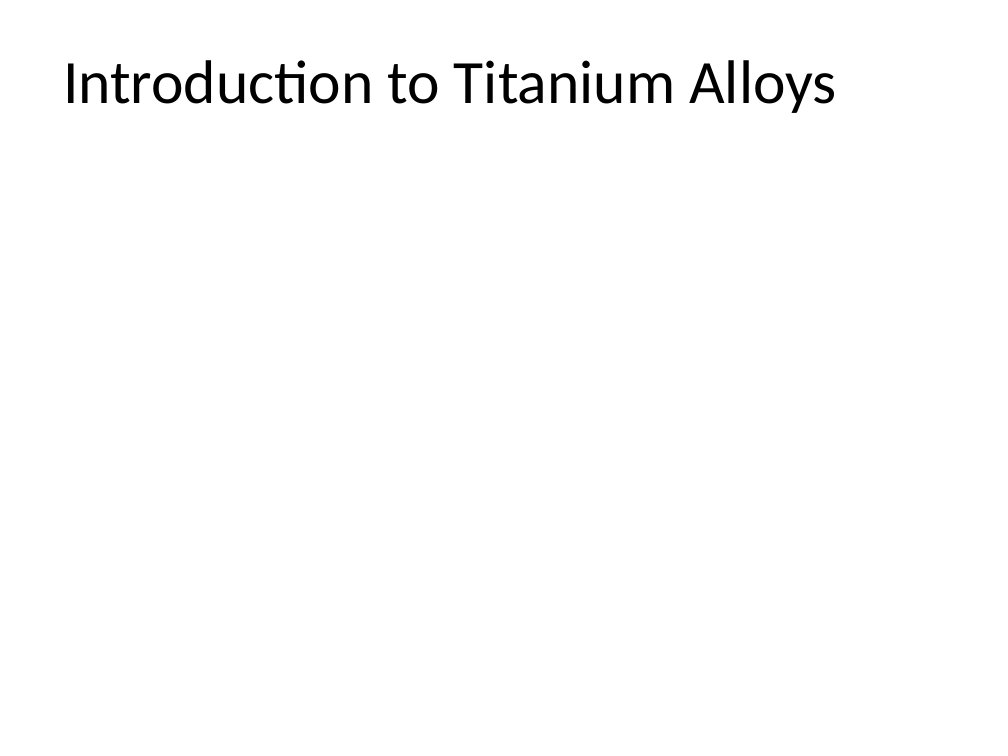
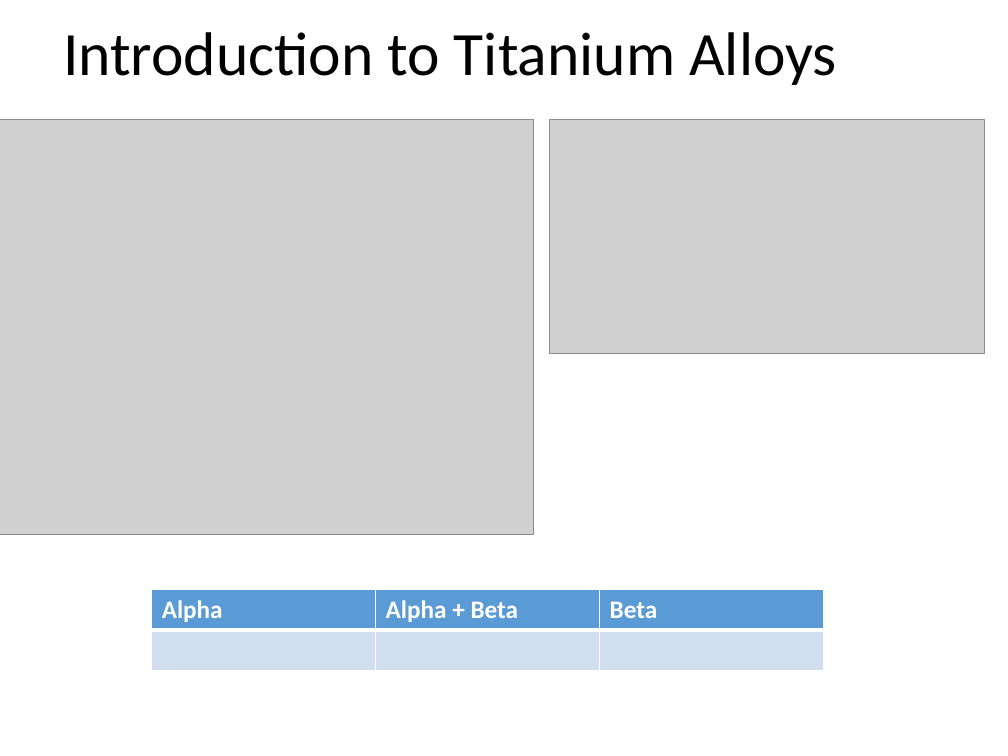
Before and after one commit to Sharanc25/Elements, a slide deck: slide 3 of Thesis/Comprehensive Exam/References/yazar.pptx. Drawn at 1008x756 pixels with LibreOffice and Linux fonts; fonts in the diff are those of the drawing; grey boxes stand for pictures. Boxes give left, top, right and bottom in pixels: in the first picture for what was removed or moved away, otherwise in the second. Text is boxed around its words. In the diff, an @@ line names an element or a change of style, - is before the commit and + after.

Commit message:
/ ‘Thesis/Comprehensive Exam/References/yazar.pptx’

```diff
--- a/Thesis/Comprehensive Exam/References/yazar.pptx
+++ b/Thesis/Comprehensive Exam/References/yazar.pptx
@@ title "Introduction to Titanium Alloys": place and size @@
-title "Introduction to Titanium Alloys" at box(63, 60, 836, 113)
+title "Introduction to Titanium Alloys" at box(63, 32, 836, 85)
@@ picture added at box(0, 120, 533, 535) @@
@@ picture added at box(549, 120, 985, 354) @@
@@ table added at box(151, 590, 823, 671), 2 rows, 3 columns @@
+Alpha | Alpha + Beta | Beta
+ |  | 
```
